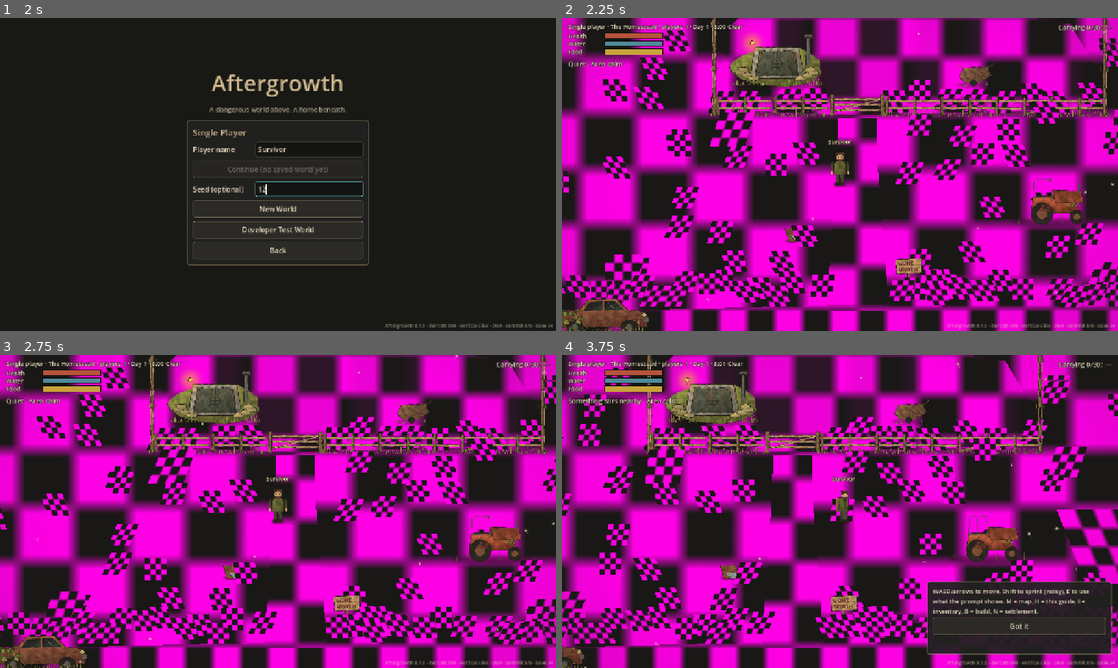
Above: before the commit, frames 1-4 (two rows, left to right).
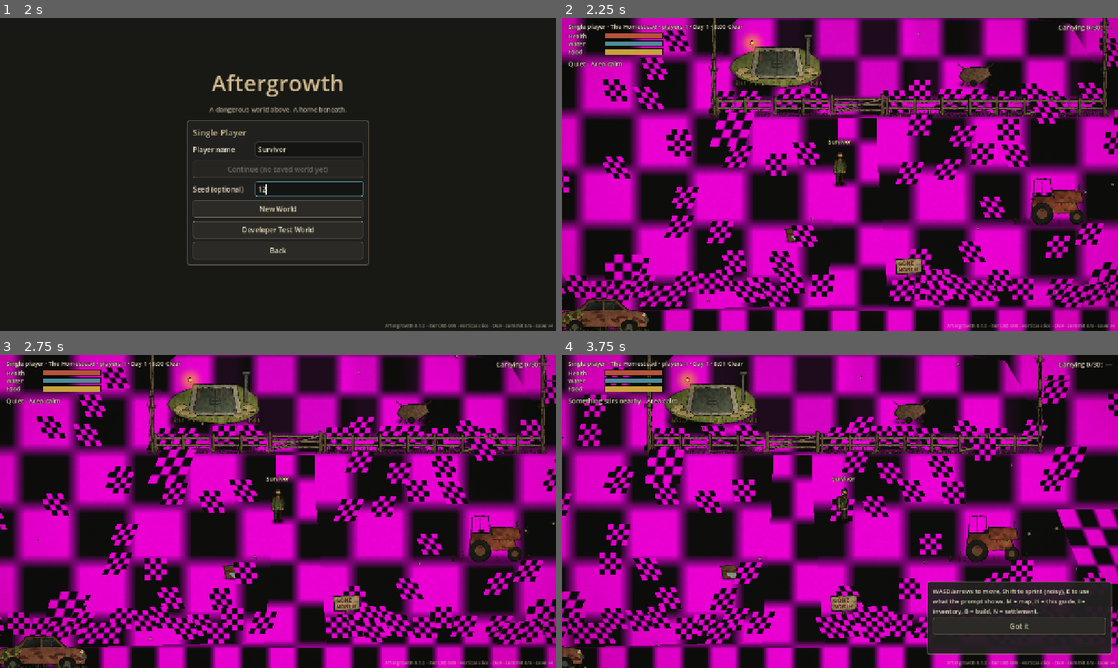
Above: after the commit, the same moments.

Repository: crosenlund79/ZombieSurvival2D
Game: Godot game, scene res://src/presentation/app/main.tscn
Same seed, same stepped clock (60 frames per second), same inputs: the game is played once before the commit and once after it.
Inputs (mouse positions are in pixels of both pictures, inside the frame that each line leads up to):
- Up to frame 1 (2 s): click "Single Player" at 0.5 s; click (311, 190) at 1.27 s; type "12" at 1.35 s
- Up to frame 2 (2.25 s): click "New World" at 2 s
- Up to frame 3 (2.75 s): no input
- Up to frame 4 (3.75 s): tap Enter at 2.75 s; move the mouse to (962, 495) at 2.77 s; hold D (move_right) 2.78-3.5 s; hold F (attack) 2.78-3.5 s; click (962, 495) at 2.92 s; drag from (728, 527) to (812, 574) at 3.52 s

Frame 1 is identical in both runs. In frame 2, 16% of the frame differs, in the area x 0-100%, y 0-100%; in frame 3, 16%; in frame 4, 14%.

Commit message:
Visual overhaul: dirty-ink illustrated art pass and world colour grade
Graphics, effects, lighting and presentation only. Sprite sizes, pivots,
file names, manifests, layering, collision and the template/override
workflow are unchanged; no gameplay, AI, networking, save or audio code
was touched.

- inkkit v2: painterly fills (warm/cool drift, paper fibre), tapered
  dry-brush ink, shadow-side hatching, grime, moss, ivy, and a rough ink
  silhouette finish on every sprite
- gen_overhaul: redrawn trees, shrubs, grass, stump, ground tiles,
  farmhouse (sagging slate, broken battens, moss, shrubs), shed, fallen
  zombie, bunker earth floor/mass and exposed-earth bulge
- gen_figures: survivor and zombie rebuilt with natural proportions
- station buildings weathered and overgrown; weathered wood palette
- regenerate_all.py: one ordered, graphics-only regeneration command
- atmosphere: screen-space world grade (contrast, desaturation, split
  toning, ink vignette, grain); HUD layer is not graded
- docs and 18 rendered screenshots + before/after comparisons

Co-Authored-By: Claude Opus 5.5 <noreply@anthropic.com>
Claude-Session: https://claude.ai/code/session_01HoR6KFanAEU9JVkzx8tqgn

Diff:
--- a/src/presentation/world/atmosphere.gd
+++ b/src/presentation/world/atmosphere.gd
@@ -9,6 +9,8 @@
 @export var powered_tint := Color(0, 0, 0, 0)
 @export var grain_strength := 0.07
 @export var vignette_strength := 0.28
+@export var contrast := 1.1
+@export var saturation := 0.88
 @export var drift_amount := 36
 ## Night colour grade for outdoor regions (day/night follows the shared clock).
 @export var night_tint := Color(0.30, 0.34, 0.52)
@@ -19,18 +21,31 @@
 
 const OVERLAY_SHADER := """
 shader_type canvas_item;
+// Screen-space "dirty ink" grade for the world (the HUD sits on a higher layer):
+// gentle S-curve contrast, slight desaturation, cool green-grey shadows and warm
+// highlights, an ink-brown vignette and paper grain. Presentation only.
+uniform sampler2D screen_tex : hint_screen_texture, filter_linear;
 uniform sampler2D grain : repeat_enable, filter_linear;
 uniform float grain_strength = 0.07;
 uniform float vignette_strength = 0.28;
+uniform float contrast = 1.1;
+uniform float saturation = 0.88;
+uniform vec3 shadow_tone = vec3(0.88, 0.94, 0.96);
+uniform vec3 highlight_tone = vec3(1.05, 1.0, 0.9);
 uniform vec2 screen_size = vec2(1280.0, 720.0);
 void fragment() {
 	vec2 uv = SCREEN_UV;
+	vec3 c = texture(screen_tex, uv).rgb;
+	float l = dot(c, vec3(0.299, 0.587, 0.114));
+	c = mix(vec3(l), c, saturation);
+	c = clamp((c - 0.5) * contrast + 0.5, 0.0, 1.0);
+	c *= mix(shadow_tone, highlight_tone, smoothstep(0.12, 0.8, l));
 	float g = texture(grain, uv * screen_size / 256.0).r;
 	vec2 d = uv - 0.5;
-	float v = smoothstep(0.35, 0.85, length(d * vec2(1.0, 0.8)));
-	float dark = v * vignette_strength;
-	float paper = (g - 0.5) * grain_strength * 2.0;
-	COLOR = vec4(vec3(0.12, 0.10, 0.07) * (1.0 - paper), clamp(dark + abs(paper) * 0.6, 0.0, 1.0));
+	float v = smoothstep(0.32, 0.85, length(d * vec2(1.0, 0.8)));
+	c = mix(c, c * vec3(0.5, 0.45, 0.38), clamp(v * vignette_strength * 1.8, 0.0, 1.0));
+	c *= 1.0 + (g - 0.5) * grain_strength * 2.0;
+	COLOR = vec4(clamp(c, 0.0, 1.0), 1.0);
 }
 """
 
@@ -89,6 +104,8 @@
 	mat.set_shader_parameter("grain", Assets.texture("fx.paper_grain"))
 	mat.set_shader_parameter("grain_strength", grain_strength)
 	mat.set_shader_parameter("vignette_strength", vignette_strength)
+	mat.set_shader_parameter("contrast", contrast)
+	mat.set_shader_parameter("saturation", saturation)
 	_overlay.material = mat
 	layer.add_child(_overlay)
 
Binary file changed: assets/templates/bunker/common/template_ladder_down_slab.png
Binary file changed: assets/templates/bunker/common/template_ladder_up.png
Binary file changed: assets/templates/bunker/common/template_lantern.png
Binary file changed: assets/templates/bunker/common/template_tools.png
Binary file changed: assets/templates/bunker/concrete/template_concrete_wall.png
Binary file changed: assets/templates/bunker/earth/template_earth_face_tile.png
Binary file changed: assets/templates/bunker/earth/template_earth_floor_tile.png
Binary file changed: assets/templates/bunker/earth/template_earth_mass_tile.png
Binary file changed: assets/templates/bunker/earth/template_earth_wall.png
Binary file changed: assets/templates/bunker/earth/template_support_building.png
Binary file changed: assets/templates/bunker/earth/template_support_done.png
Binary file changed: assets/templates/bunker/earth/template_support_exposed.png
(and 90 more such lines)
